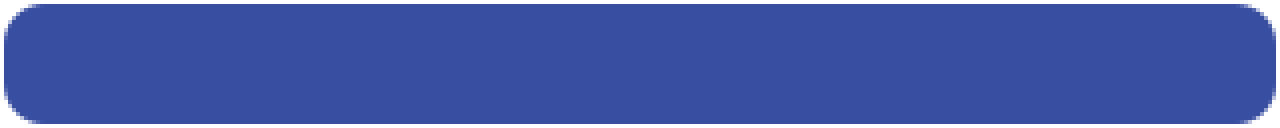
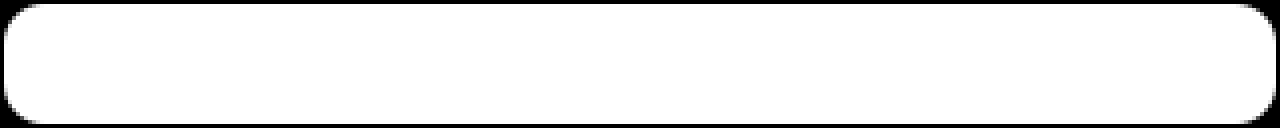
Layered file, before and after one edit (1280px x 128px). Changes by layer:
painted on "Retângulo Arredondado 1" over [4,4,1276,124]
added layer "Camada 1" over [0,0,1280,128]
